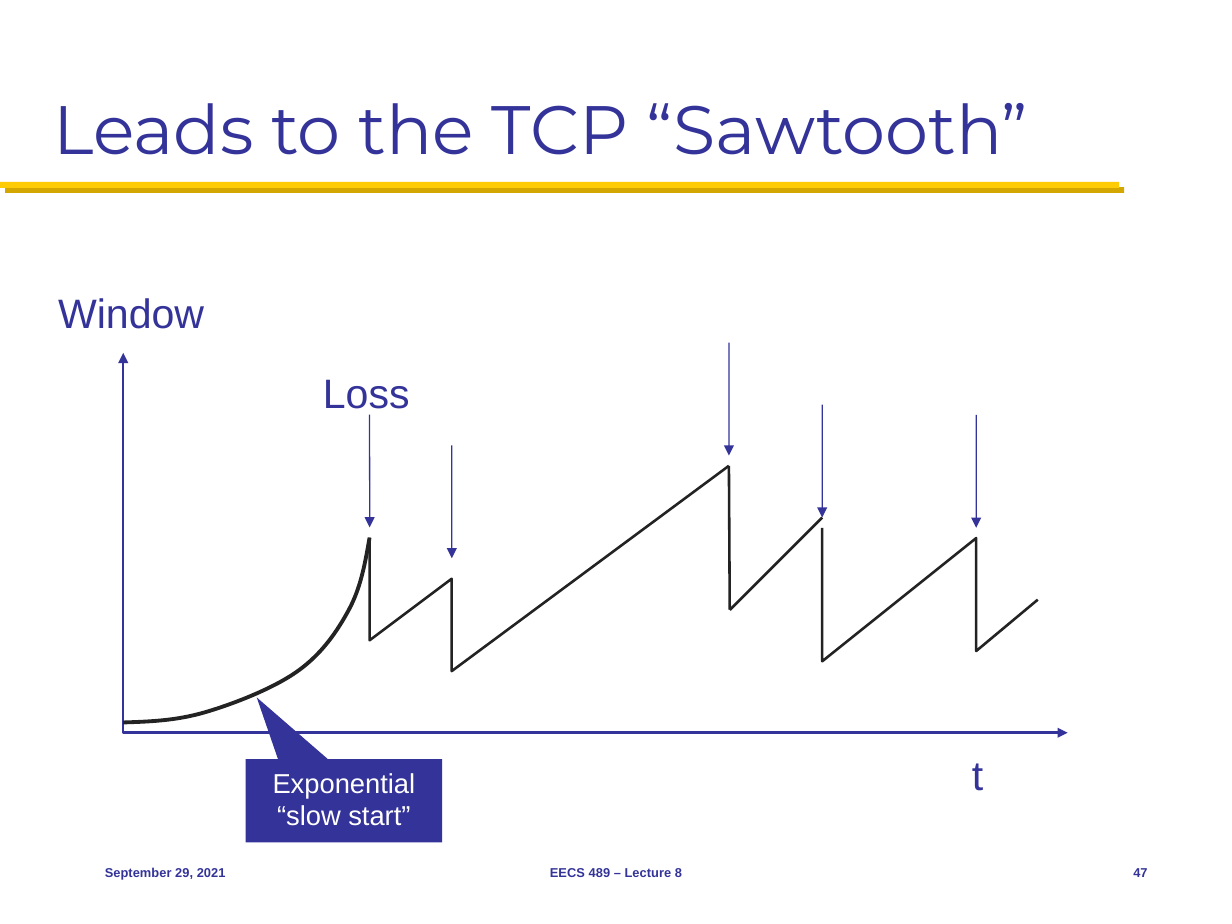
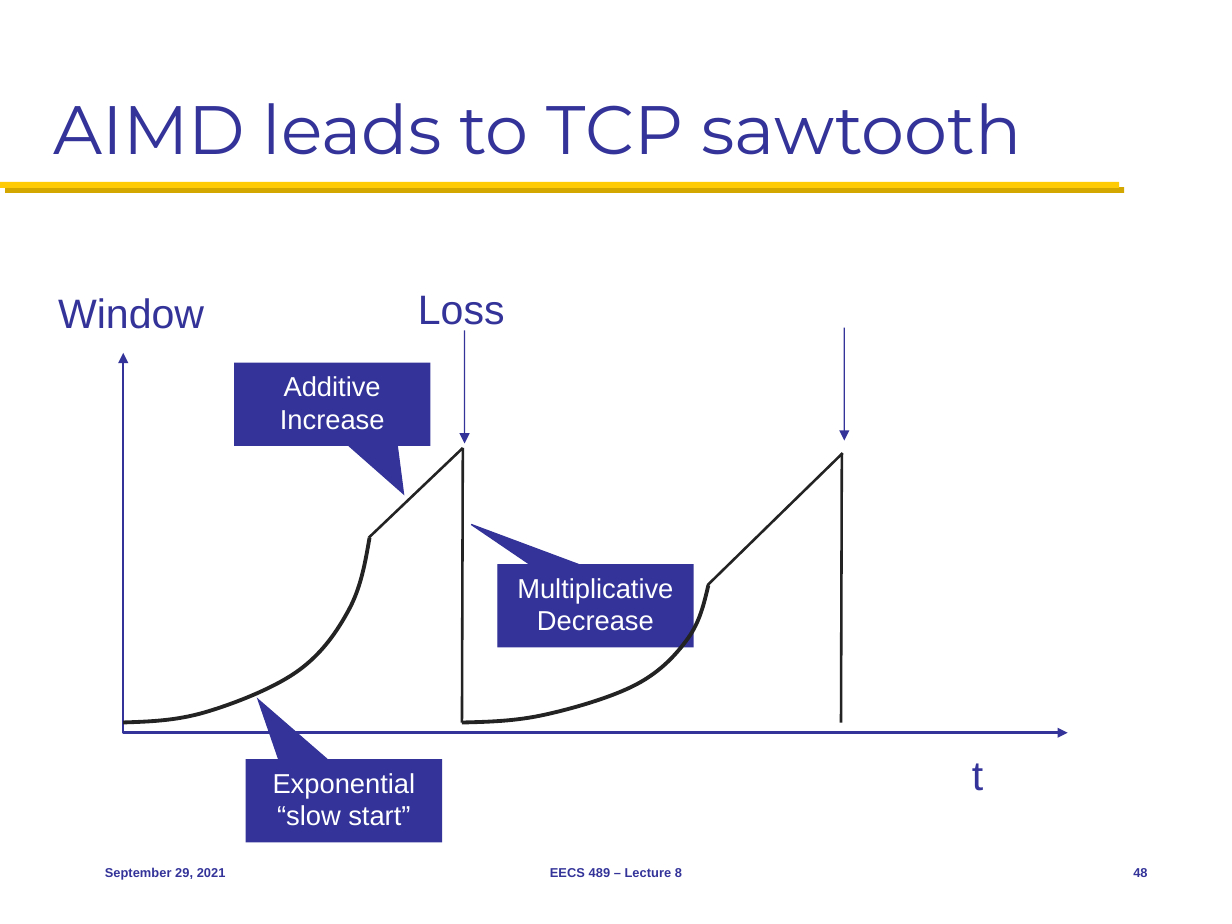
Before and after one commit to mosharaf/eecs489, a slide deck: slide 48 of Slides/092921.pptx (slide 47 before the commit). Drawn at 1232x924 pixels with LibreOffice and Linux fonts; fonts in the diff are those of the drawing. Boxes give left, top, right and bottom in pixels: in the first picture for what was removed or moved away, otherwise in the second. Text is boxed around its words. In the diff, an @@ line names an element or a change of style, - is before the commit and + after.

Commit message:
Updates to Sep 29 slides.

```diff
--- a/Slides/092921.pptx
+++ b/Slides/092921.pptx
@@ title at [53, 103, 1021, 155]: text changed @@
-Leads to the TCP “Sawtooth”
+AIMD leads to TCP sawtooth
@@ text "Loss": place and size @@
-text "Loss" at [323, 379, 410, 416]
+text "Loss" at [418, 295, 505, 332]
@@ arrow moved from (822, 404) - (822, 517) to (844, 328) - (844, 441) @@
@@ arrow moved from (370, 414) - (370, 527) to (464, 330) - (464, 444) @@
@@ arrow removed from (729, 342) to (729, 456) @@
@@ speech box added at [235, 363, 430, 446], fill #333399, outline #333399 0.75 pt, 16 pt, text #FFFFFF @@
+Additive Increase
@@ arrow removed from (976, 415) to (976, 527) @@
@@ line moved from (729, 610) - (822, 517) to (368, 537) - (463, 448) @@
@@ arrow removed from (452, 445) to (452, 558) @@
@@ line added from (463, 448) to (462, 722), #232323 1.5 pt @@
@@ freeform shape removed at [370, 466, 729, 671] @@
@@ line moved from (729, 466) - (729, 610) to (707, 585) - (843, 453) @@
@@ line added from (841, 453) to (841, 722), #232323 1.5 pt @@
@@ freeform shape removed at [822, 527, 1037, 660] @@
@@ speech box added at [498, 564, 692, 647], fill #333399, outline #333399 0.75 pt, 16 pt, text #FFFFFF @@
+Multiplicative Decrease
@@ freeform shape added at [462, 585, 708, 722], outline #232323 2.25 pt @@
@@ page number at [1133, 868, 1147, 877]: text changed @@
-47
+48
```
Also in this commit, not shown: 2 other slides changed, 1 slide added.
